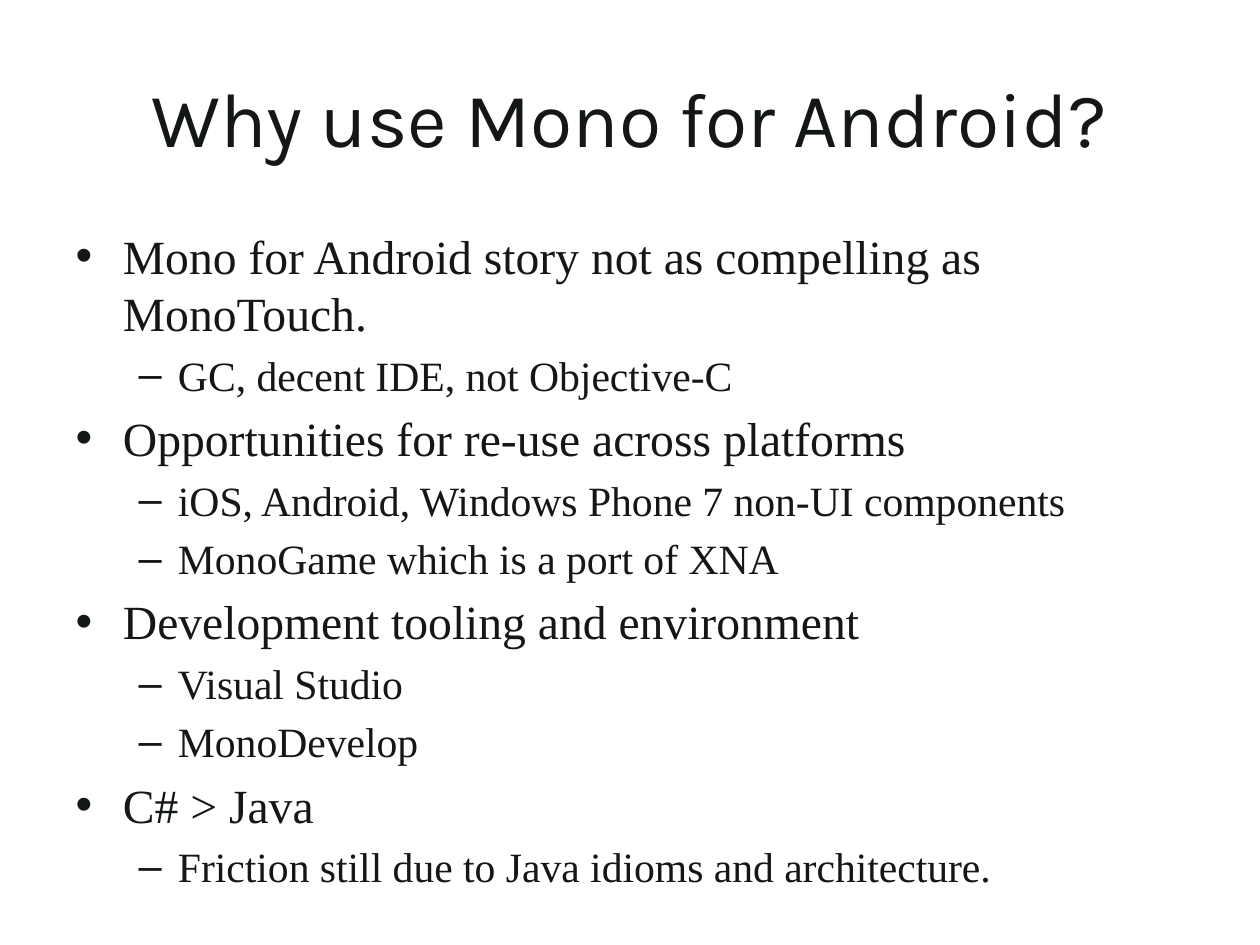
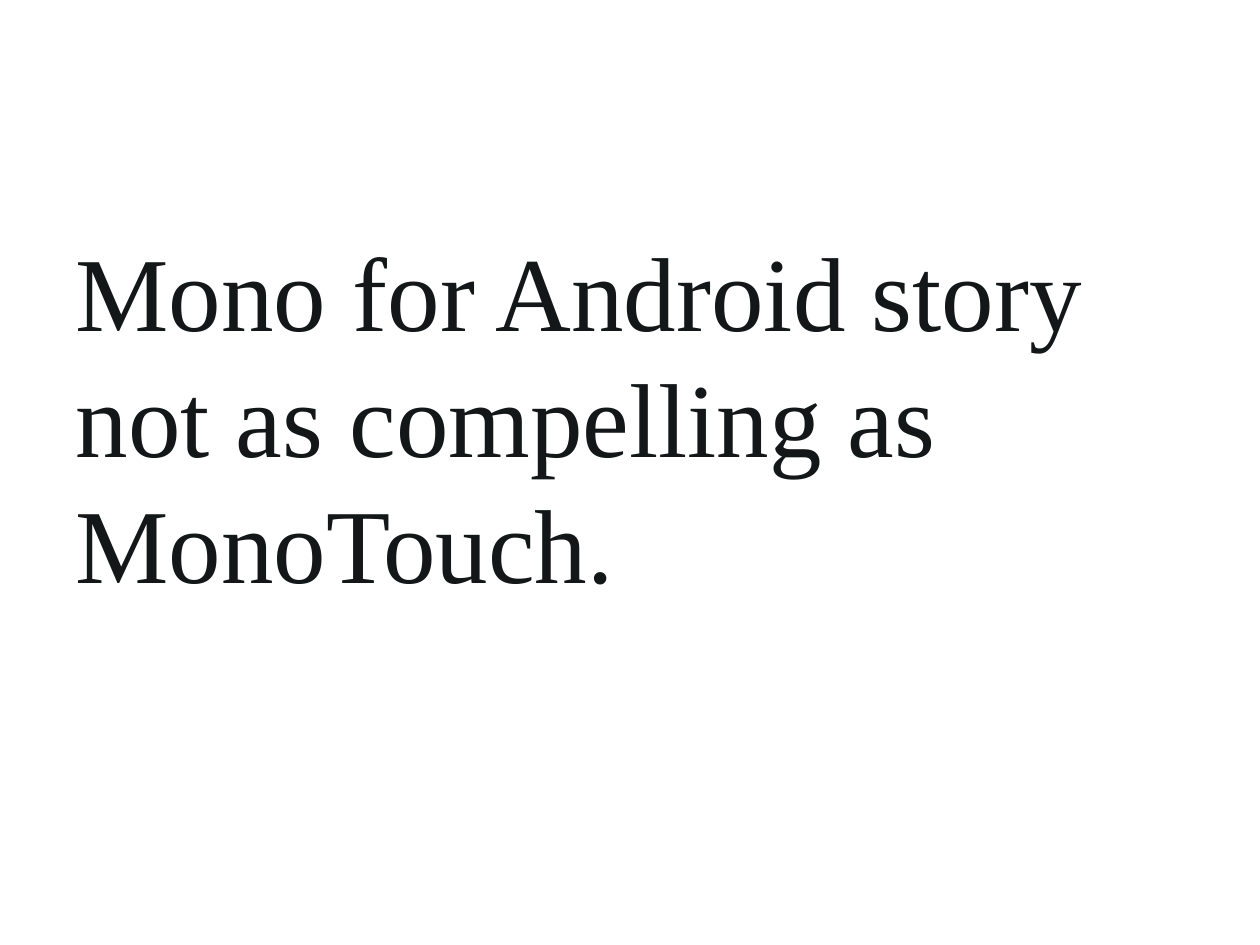
Before and after one commit to kevinmcmahon/MonoDroid101, a slide deck: slide 19 of slides/Monodroid101.pptx (slide 15 before the commit). Drawn at 1260x945 pixels with LibreOffice and Linux fonts; fonts in the diff are those of the drawing; background and template pictures are left out. Boxes give left, top, right and bottom in pixels: in the first picture for what was removed or moved away, otherwise in the second. Text is boxed around its words. In the diff, an @@ line names an element or a change of style, - is before the commit and + after.

```diff
--- a/slides/Monodroid101.pptx
+++ b/slides/Monodroid101.pptx
@@ title removed at [151, 94, 1107, 165] @@
-Why use Mono for Android?
@@ text "Mono for Android story not ..." at [76, 257, 1082, 585]: size 27.2 to 60 pt; bullet • to none; more space between paragraphs @@
@@ text at [123, 362, 1065, 883]: paragraphs removed @@
-  – GC, decent IDE, not Objective-C
-• Opportunities for re-use across platforms
-  – iOS, Android, Windows Phone 7 non-UI components
-  – MonoGame which is a port of XNA
-• Development tooling and environment
-  – Visual Studio
-  – MonoDevelop
-• C# > Java
-  – Friction still due to Java idioms and architecture.
```
Also in this commit, not shown: 7 slides added, 4 other files.
